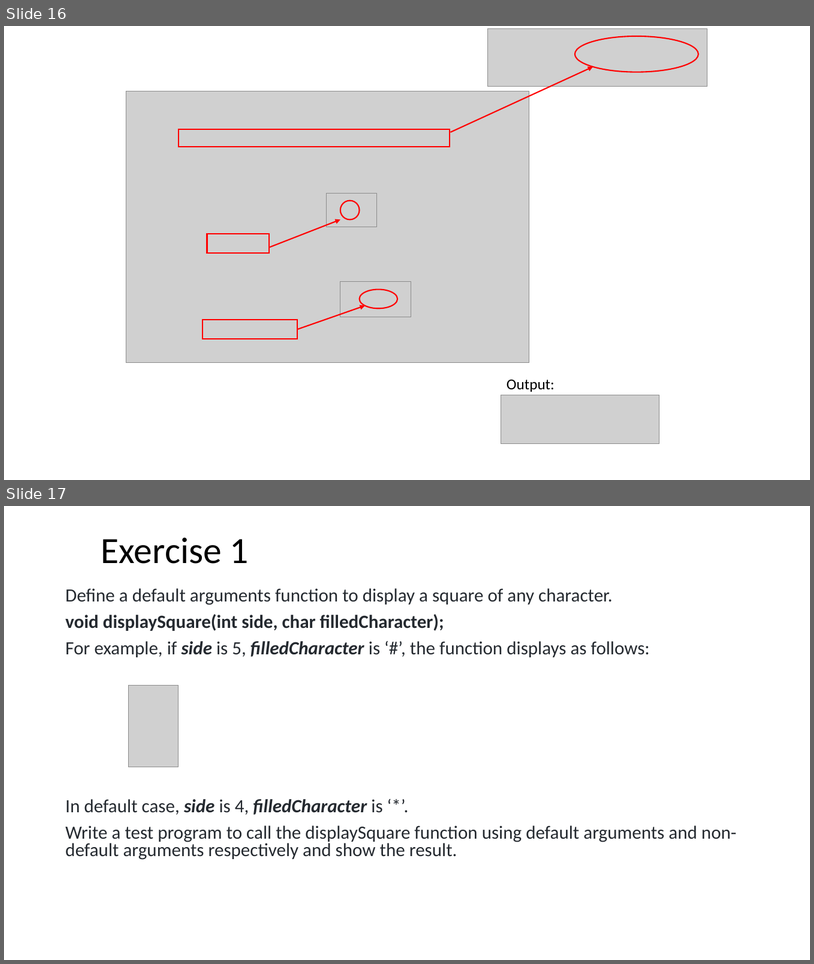
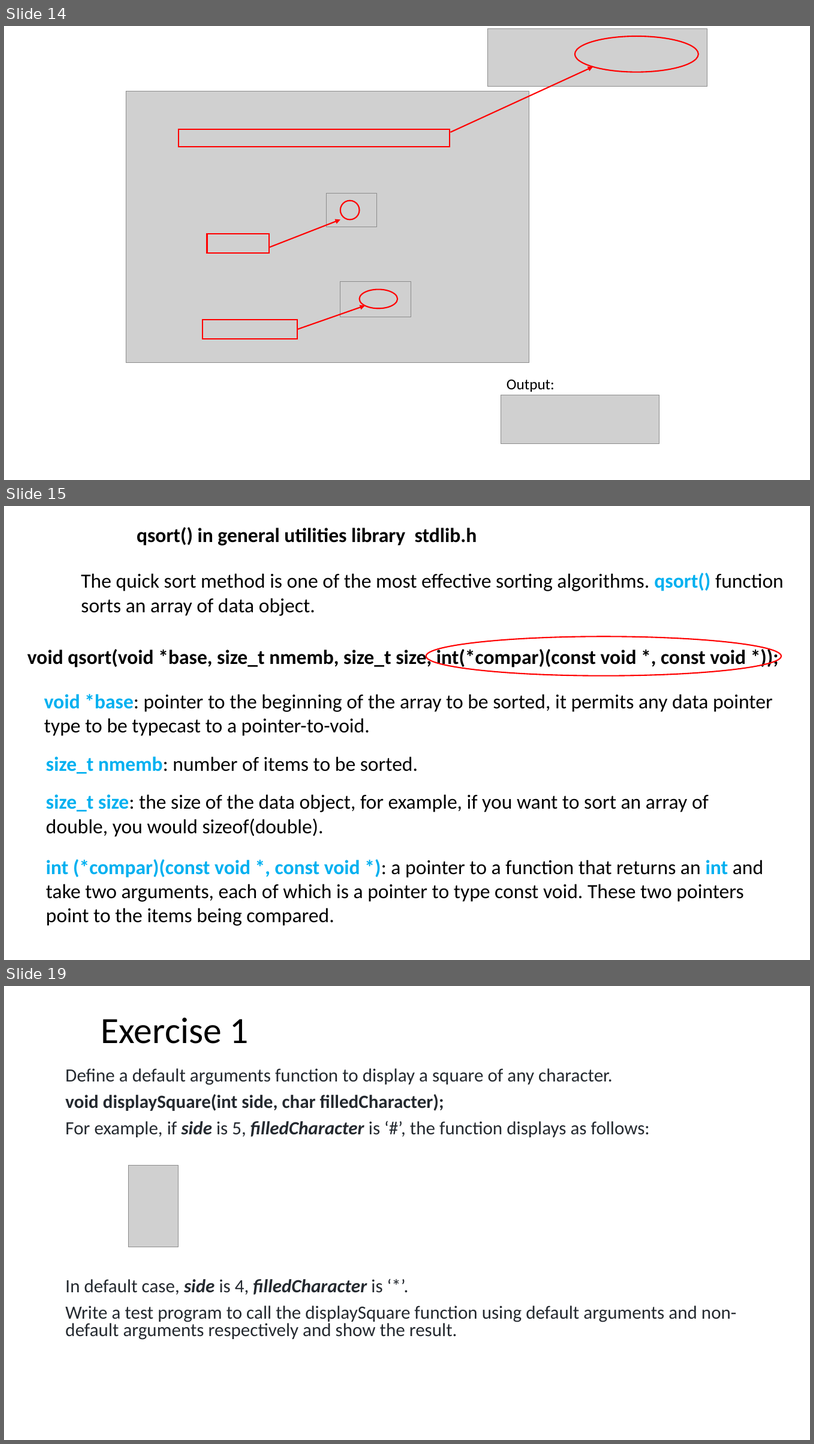
Before and after one commit to ShiqiYu/CPP, a slide deck: week07/Lab07.pptx. Shown one above the other, each under a label of ours: slides 16 and 17 before the commit, slides 14, 15 and 19 after it; the slides between them are not shown. The pictures are 814x964 and 814x1444 pixels, drawn with LibreOffice and Linux fonts; fonts in the diff are those of the drawing; grey boxes stand for pictures; background and template pictures are left out. Boxes give left, top, right and bottom in pixels: in the first picture for what was removed or moved away, otherwise in the second. Text is boxed around its words. In the diff, an @@ line names an element or a change of style, - is before the commit and + after.

```diff
--- a/week07/Lab07.pptx
+++ b/week07/Lab07.pptx
@@ slide 15 added at box(4, 506, 810, 960), background #FFFFFF @@
@@ text added at box(137, 527, 477, 546), 24 pt, text #000000, bold @@
+  qsort() in general utilities library stdlib.h
@@ text added at box(81, 573, 784, 616), 24 pt, text #000000 @@
+  The quick sort method is one of the most effective sorting algorithms. qsort() function sorts an array of data object.
@@ text added at box(27, 648, 746, 669), 24 pt, text #000000, bold @@
+  void qsort(void *base, size_t nmemb, size_t size, int(*compar)(const void *, const void *));
@@ ellipse added at box(426, 637, 782, 676), outline #FF0000 1.5 pt @@
@@ text added at box(44, 694, 773, 736), 24 pt, text #000000 @@
+  void *base: pointer to the beginning of the array to be sorted, it permits any data pointer type to be typecast to a pointer-to-void.
@@ text added at box(46, 756, 418, 774), 24 pt, text #000000 @@
+  size_t nmemb: number of items to be sorted.
@@ text added at box(46, 794, 709, 837), 24 pt, text #000000 @@
+  size_t size: the size of the data object, for example, if you want to sort an array of double, you would sizeof(double).
@@ text added at box(46, 859, 764, 925), 24 pt, text #000000 @@
+  int (*compar)(const void *, const void *): a pointer to a function that returns an int and take two arguments, each of which is a pointer to type const void. These two pointers point to the items being compared.
@@ what was slide 16 is now slide 14 @@
@@ what was slide 17 is now slide 19 @@
```
Also in this commit, not shown: 6 slides changed, 3 other slides added, 2 slides removed, 1 other file.
